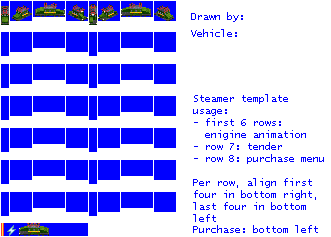
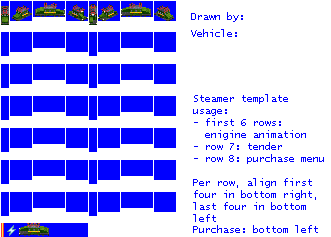
Layered file, before and after one edit (331x237). Changes by layer:
painted on "empty.png" over [1, 236, 88, 237]
